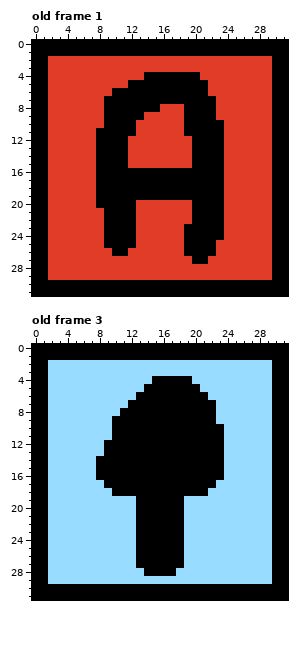
File history of a pixel-art file, .dev/ase/mobile.aseprite. The first picture shows the starting point.
32x32 pixels, 6 frames. Shown: old frame 1, old frame 3.
After the commit:
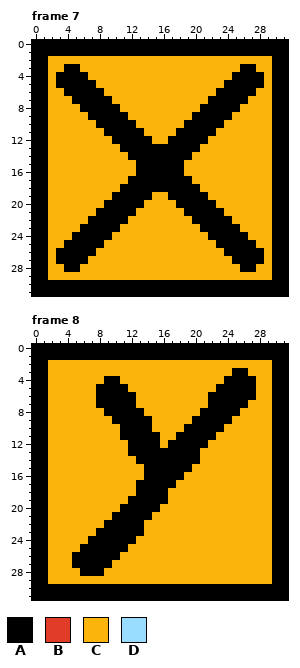
Palette (. is transparent): A #000000  B #e03c28  C #fab40b  D #98dcff
A new or re-ordered frame is compared with the old frame closest to it.
From the commit log: implement mobile controls to the the text selecting states
Diff:
frames 6 -> 8
Changed rows in their new state; - is an unchanged pixel.
Frame 7 is new; against old frame 1, layers "Layer 3", "Layer 2":
first column x 2:
 2 CCCCCCCCCCCCCCCCCCCCCCCCCCCC
 3 CCAACCCCCCCCCCCCCCCCCCCCAACC
 4 CAAAACCCCCCCCCCCCCCCCCCAAAAC
 5 CAAAAACCCCCCCCCCCCCCCCAAAAAC
 6 CCAAAAACCCCCCCCCCCCCCAAAAACC
 7 CCCAAAA-CCCCCCCCCCCC-AAAACCC
 8 CCCCAAA--CCCCCCCCCC--AAACCCC
 9 CCCCCAA---CCCCCCCC---AACCCCC
10 CCCCCCA----CCCCCC-----CCCCCC
11 CCCCCCC----ACCCCA----CCCCCCC
12 CCCCCCCC--AAACCAAA--CCCCCCCC
13 CCCCCCCCC-AAAAAAAA-CCCCCCCCC
14 CCCCCCCCCCAAAAAAAACCCCCCCCCC
15 CCCCCCCCCCCAAAAAACCCCCCCCCCC
16 CCCCCCCCCCC------CCCCCCCCCCC
17 CCCCCCCCCC--------CCCCCCCCCC
18 CCCCCCCCC----------CCCCCCCCC
19 CCCCCCCC-----CC-----CCCCCCCC
20 CCCCCCC----ACCCCAA---CCCCCCC
21 CCCCCCA----CCCCCCA----CCCCCC
22 CCCCCAA---CCCCCCCC----ACCCCC
23 CCCCAAA--CCCCCCCCCC---AACCCC
24 CCCAAAA-CCCCCCCCCCCC--AAACCC
25 CCAAAAACCCCCCCCCCCCCCAAAAACC
26 CAAAAACCCCCCCCCCCCCCCCAAAAAC
27 CAAAACCCCCCCCCCCCCCCCCCAAAAC
28 CCAACCCCCCCCCCCCCCCCCCCCAACC
29 CCCCCCCCCCCCCCCCCCCCCCCCCCCC
Frame 8 is new; against old frame 3, layers "Layer 3", "Layer 2":
first column x 2:
 2 CCCCCCCCCCCCCCCCCCCCCCCCCCCC
 3 CCCCCCCCCCCCCCCCCCCCCCCAACCC
 4 CCCCCCCAACCCCCCCCCCCCCAAAACC
 5 CCCCCCAAAACCCCCCCCCCCAAAAACC
 6 CCCCCCAAAAACCCCCCCCCAAAAAACC
 7 CCCCCCAAAA-CCCCCCCCC-AAAACCC
 8 CCCCCCCAA---CCCCCCC--AAACCCC
 9 CCCCCCCC-----CCCCC---AACCCCC
10 CCCCCCCCC----CCCC-----CCCCCC
11 CCCCCCCCC-----CC-----CCCCCCC
12 CCCCCCCCCC----C-----CCCCCCCC
13 CCCCCCCCCC---------CCCCCCCCC
14 CCCCCCCCCCC--------CCCCCCCCC
15 CCCCCCCCCCCC------CCCCCCCCCC
16 CCCCCCCCCCCC-----CCCCCCCCCCC
17 CCCCCCCCCCC-----CCCCCCCCCCCC
18 CCCCCCCCCCC----CCCCCCCCCCCCC
19 CCCCCCCCCCA----CCCCCCCCCCCCC
20 CCCCCCCCCAA---CCCCCCCCCCCCCC
21 CCCCCCCCAAA--CCCCCCCCCCCCCCC
22 CCCCCCCAAAA-CCCCCCCCCCCCCCCC
23 CCCCCCAAAAA-CCCCCCCCCCCCCCCC
24 CCCCCAAAAAACCCCCCCCCCCCCCCCC
25 CCCCAAAAAACCCCCCCCCCCCCCCCCC
26 CCCAAAAAACCCCCCCCCCCCCCCCCCC
27 CCCAAAAACCCCCCCCCCCCCCCCCCCC
28 CCCCAAACCCCCCCCCCCCCCCCCCCCC
29 CCCCCCCCCCCCCCCCCCCCCCCCCCCC
Changed places in both pictures, as pixel boxes (x1, y1, x2, y2):
changed: (48, 56, 272, 280)
changed: (48, 360, 272, 584)
